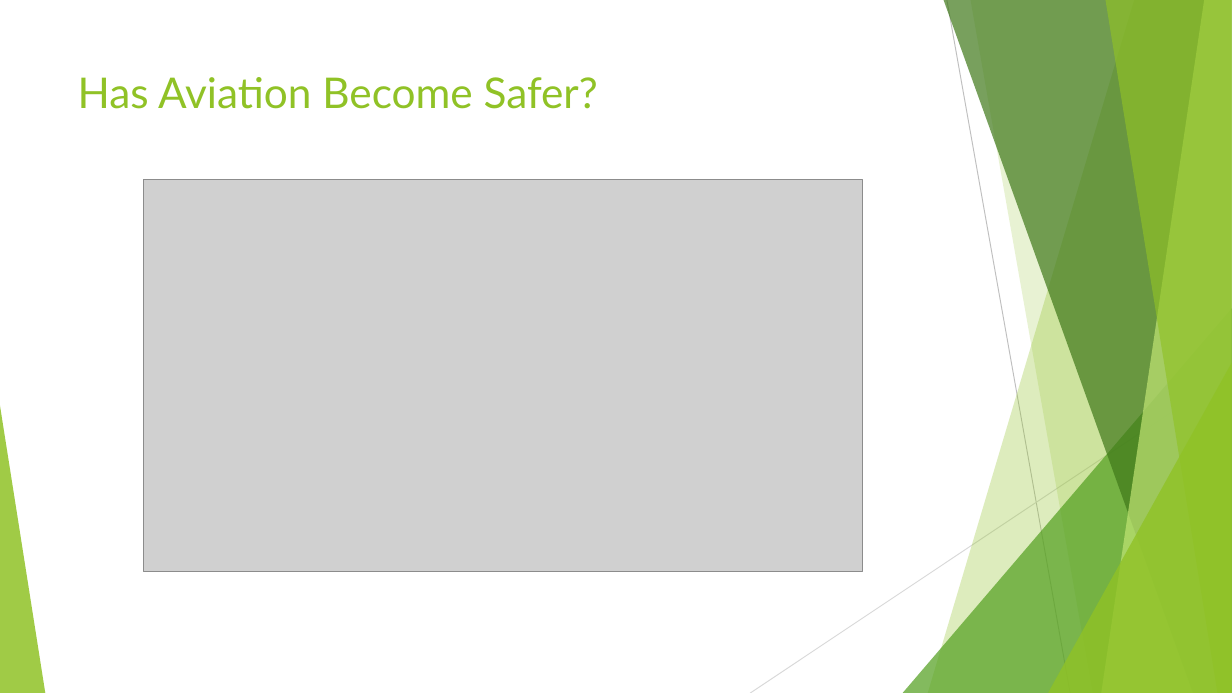
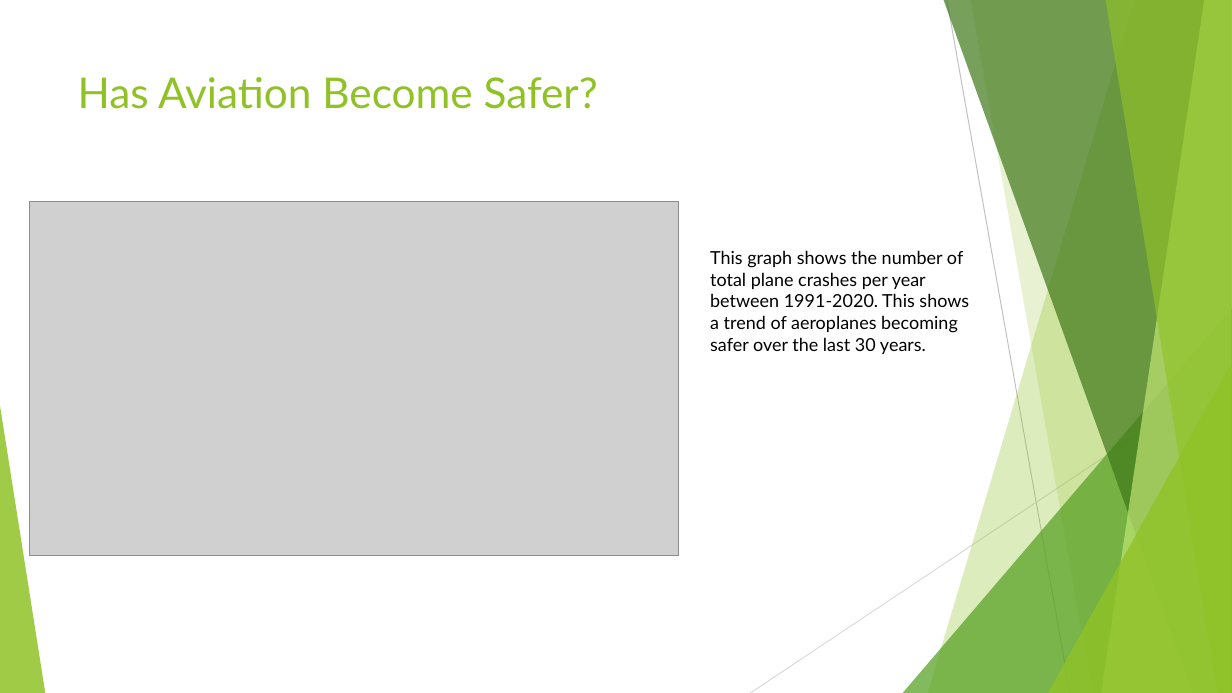
Before and after one commit to MZt92-ui/Project-1-Group-3, a slide deck: slide 9 of plane_crash_presentation_Rob.pptx. Drawn at 1232x693 pixels with LibreOffice and Linux fonts; fonts in the diff are those of the drawing; grey boxes stand for pictures. Boxes give left, top, right and bottom in pixels: in the first picture for what was removed or moved away, otherwise in the second. Text is boxed around its words. In the diff, an @@ line names an element or a change of style, - is before the commit and + after.

Commit message:
final
edited graph

```diff
--- a/plane_crash_presentation_Rob.pptx
+++ b/plane_crash_presentation_Rob.pptx
@@ picture: place and size @@
-picture at bbox=[143, 180, 862, 572]
+picture at bbox=[30, 201, 678, 555]
@@ text added at bbox=[710, 250, 969, 354], 14 pt, text #000000 @@
+This graph shows the number of total plane crashes per year between 1991-2020. This shows a trend of aeroplanes becoming safer over the last 30 years.
```
